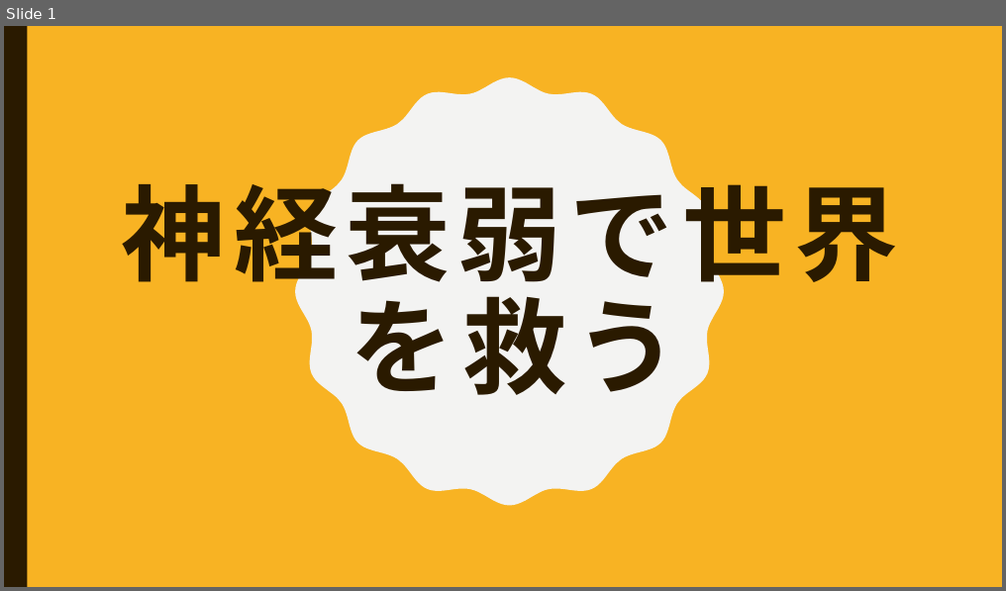
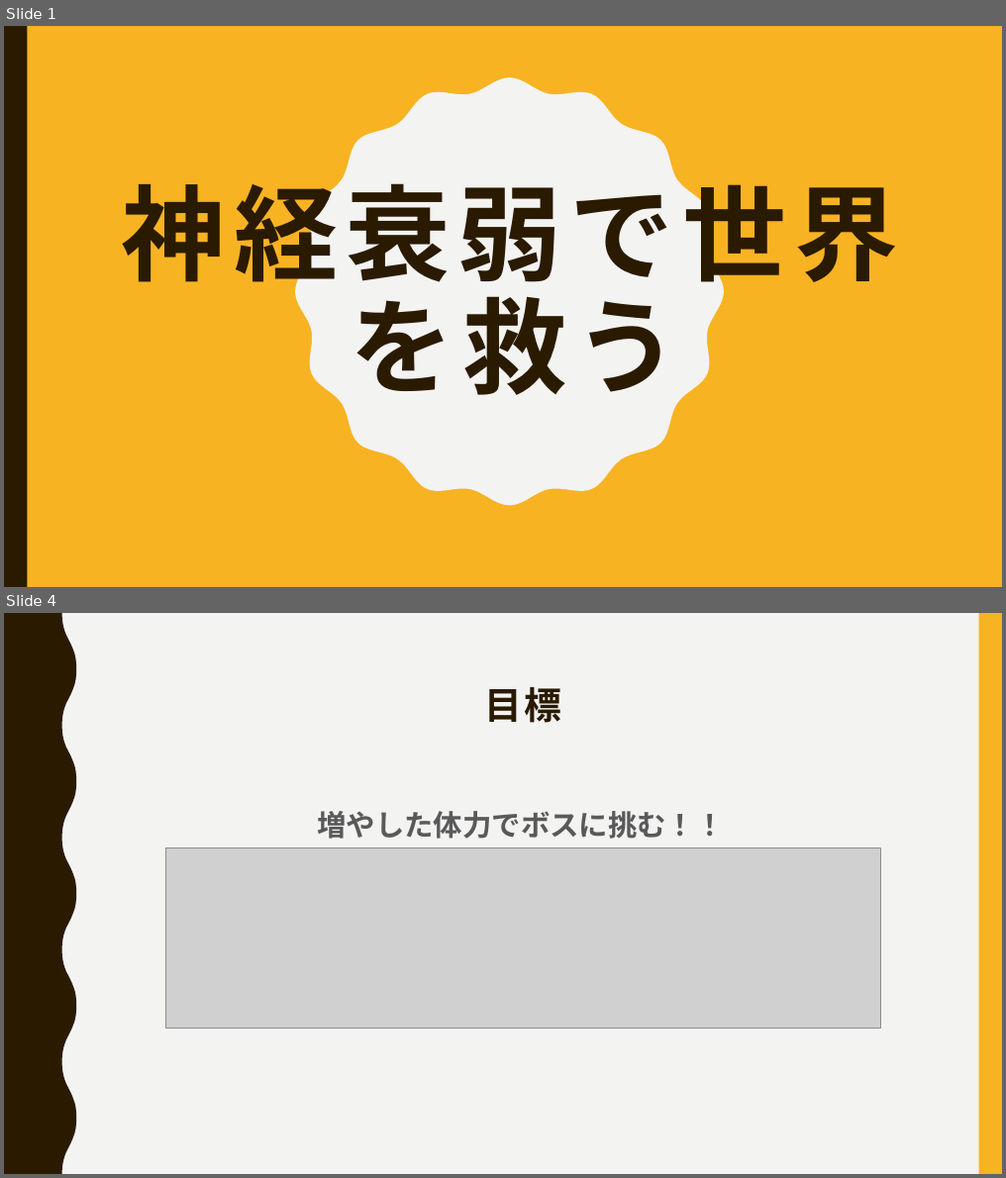
Before and after one commit to otowq/sologame, a slide deck: プレゼン.pptx. Shown one above the other, each under a label of ours: slide 1 before the commit, slides 1 and 4 after it; the slides between them are not shown. The pictures are 1006x591 and 1006x1178 pixels, drawn with LibreOffice and Linux fonts; fonts in the diff are those of the drawing; grey boxes stand for pictures. Boxes give left, top, right and bottom in pixels: in the first picture for what was removed or moved away, otherwise in the second. Text is boxed around its words. In the diff, an @@ line names an element or a change of style, - is before the commit and + after.

```diff
--- a/プレゼン.pptx
+++ b/プレゼン.pptx
@@ slide 4 added at bbox=[4, 613, 1002, 1174], background #F3F3F2 @@
@@ freeform shape added at bbox=[4, 613, 76, 1174], fill #2A1A00 @@
@@ rectangle added at bbox=[979, 613, 1002, 1174], fill #F8B323 @@
@@ title added at bbox=[484, 687, 561, 723], 36 pt, text #2A1A00, bold @@
+目標
@@ text added at bbox=[318, 811, 725, 839], 28 pt, text #595959, bold @@
+増やした体力でボスに挑む！！
@@ picture added at bbox=[165, 848, 880, 1029] @@
```
Also in this commit, not shown: 2 slides changed, 7 other files.
